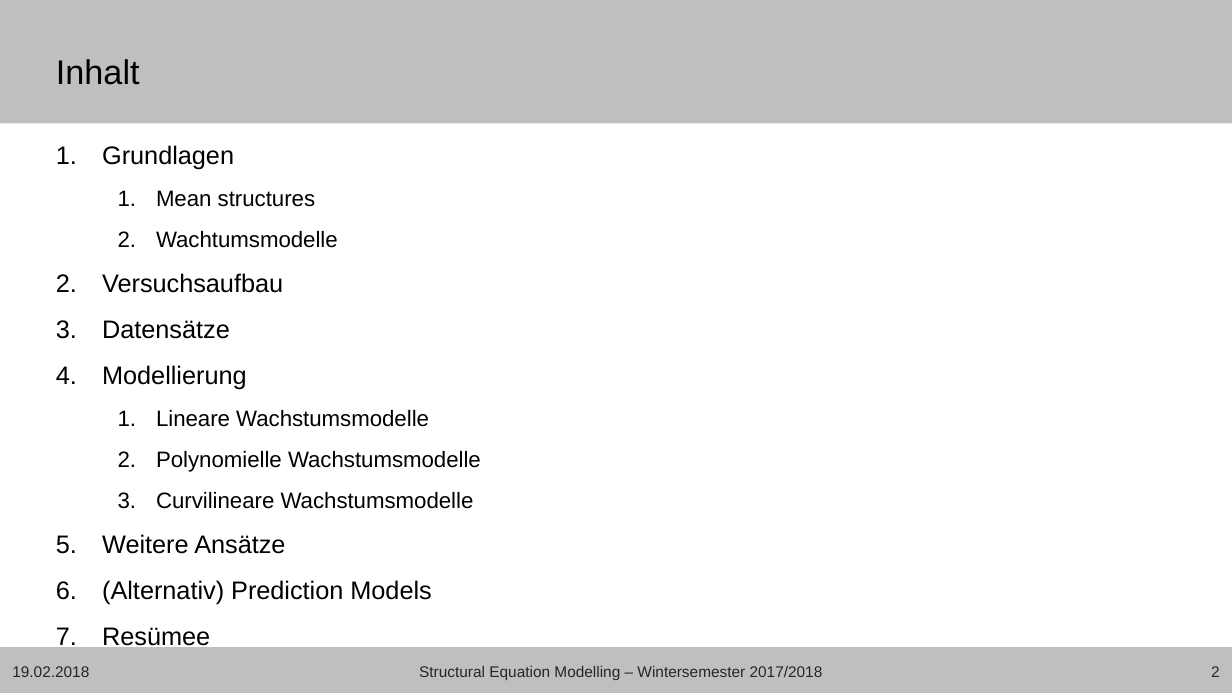
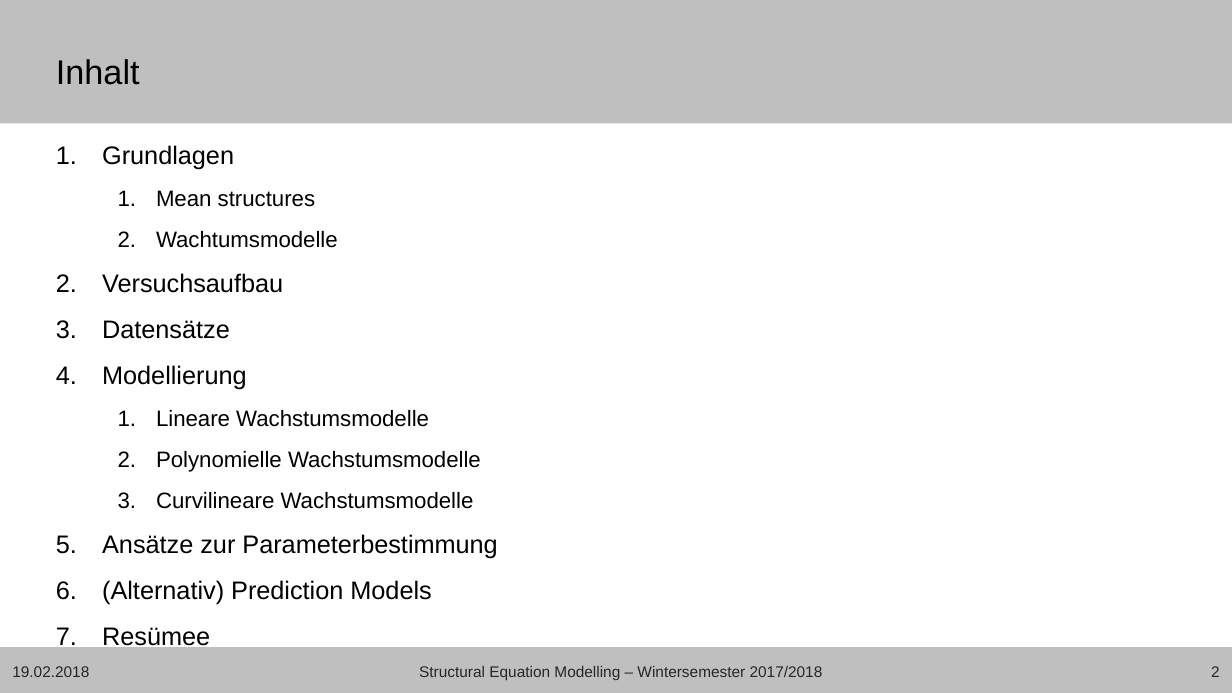
Before and after one commit to mircopp/Structural-Equation-Modeling, a slide deck: slide 2 of Christian_sem17_18_wachstumsmodelle_präsentation.pptx. Drawn at 1232x693 pixels with LibreOffice and Linux fonts; fonts in the diff are those of the drawing; background and template pictures are left out. Boxes give left, top, right and bottom in pixels: in the first picture for what was removed or moved away, otherwise in the second. Text is boxed around its words. In the diff, an @@ line names an element or a change of style, - is before the commit and + after.

```diff
--- a/Christian_sem17_18_wachstumsmodelle_präsentation.pptx
+++ b/Christian_sem17_18_wachstumsmodelle_präsentation.pptx
@@ text at box(102, 534, 497, 559): text changed @@
-5. Weitere Ansätze
+5. Ansätze zur Parameterbestimmung
```
Also in this commit, not shown: 5 other slides changed, 6 slides added, 2 other files.
